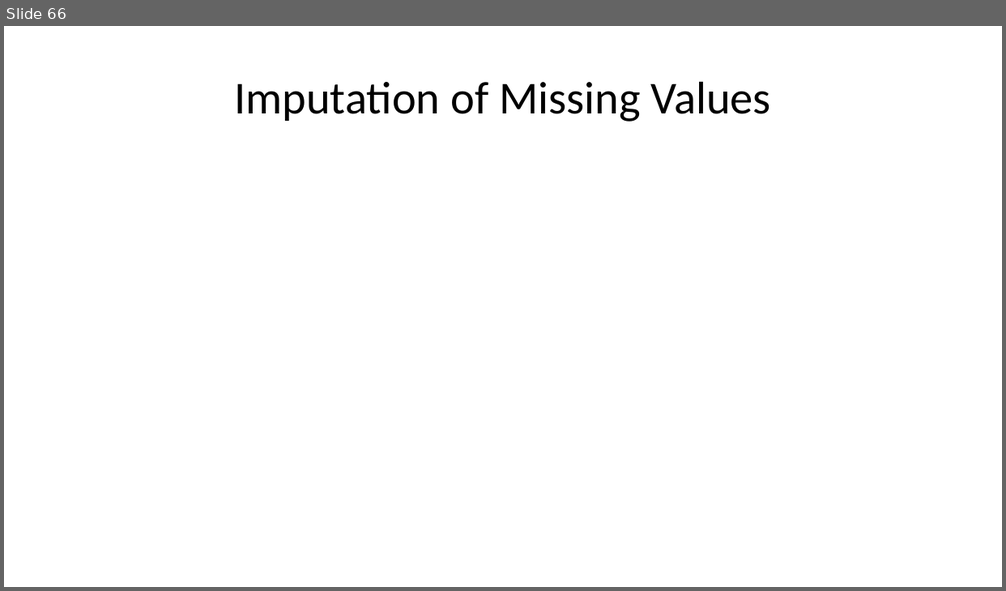
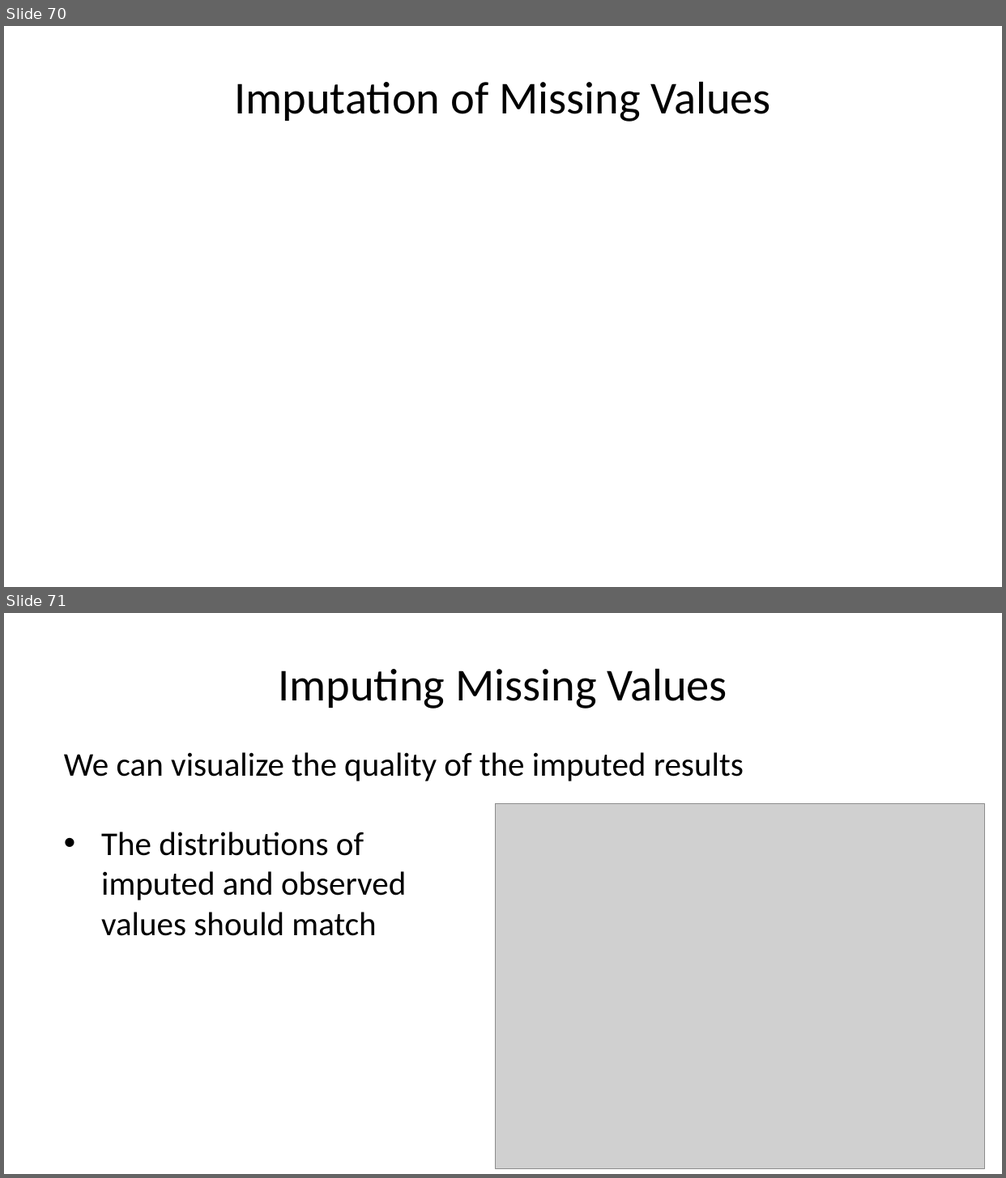
Before and after one commit to StephenElston/CSCI-E-83, a slide deck: LectureSlides/11_ModelsForMessyData.pptx. Shown one above the other, each under a label of ours: slide 66 before the commit, slides 70 and 71 after it. The pictures are 1006x591 and 1006x1178 pixels, drawn with LibreOffice and Linux fonts; fonts in the diff are those of the drawing; grey boxes stand for pictures. Boxes give left, top, right and bottom in pixels: in the first picture for what was removed or moved away, otherwise in the second. Text is boxed around its words. In the diff, an @@ line names an element or a change of style, - is before the commit and + after.

Commit message:
Added and edited slides on missing data impuation

```diff
--- a/LectureSlides/11_ModelsForMessyData.pptx
+++ b/LectureSlides/11_ModelsForMessyData.pptx
@@ slide 71 added at [4, 613, 1002, 1174], background #FFFFFF @@
@@ title added at [278, 668, 727, 709], 33 pt, text #000000 @@
+Imputing Missing Values
@@ text added at [64, 752, 744, 781], 24 pt, text #000000 @@
+We can visualize the quality of the imputed results
@@ picture added at [496, 803, 985, 1169] @@
@@ text added at [101, 832, 406, 936], 24 pt, text #000000 @@
+• The distributions of imputed and observed values should match
@@ what was slide 66 is now slide 70 @@
```
Also in this commit, not shown: 1 slide changed, 6 other slides added.
